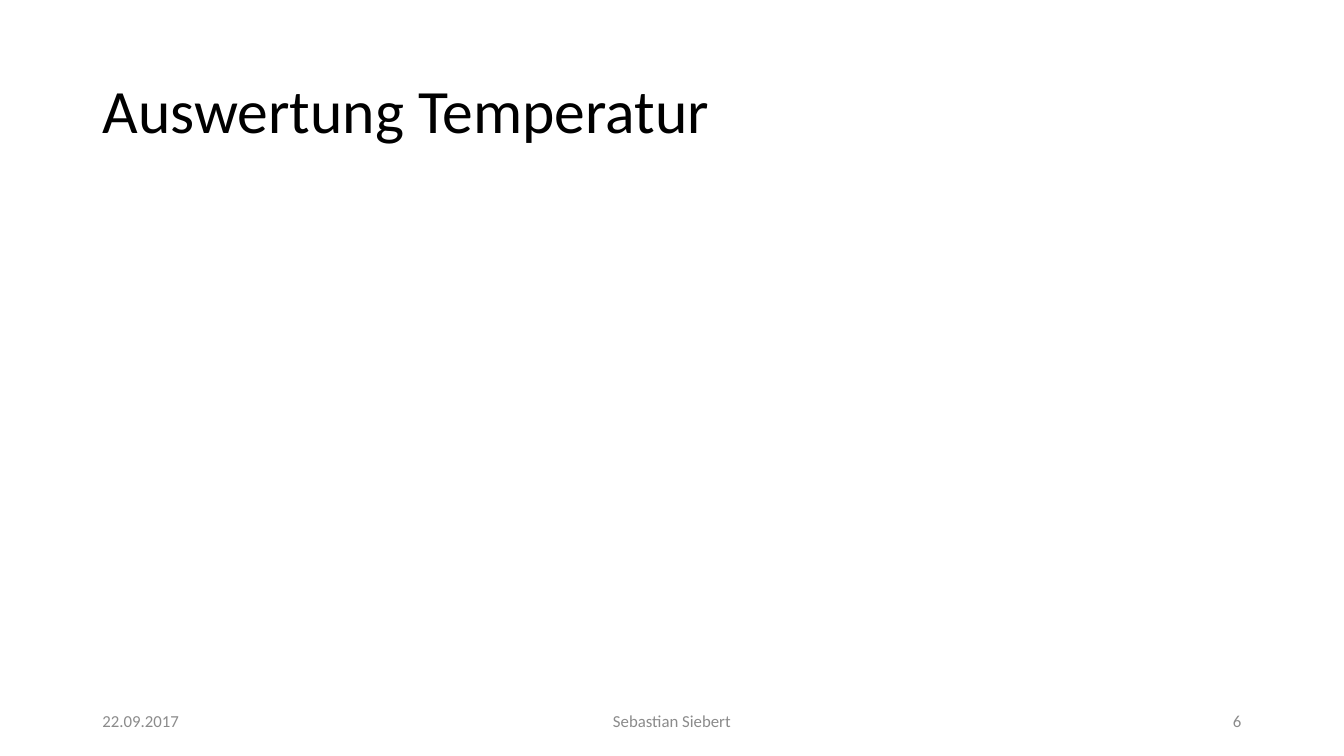
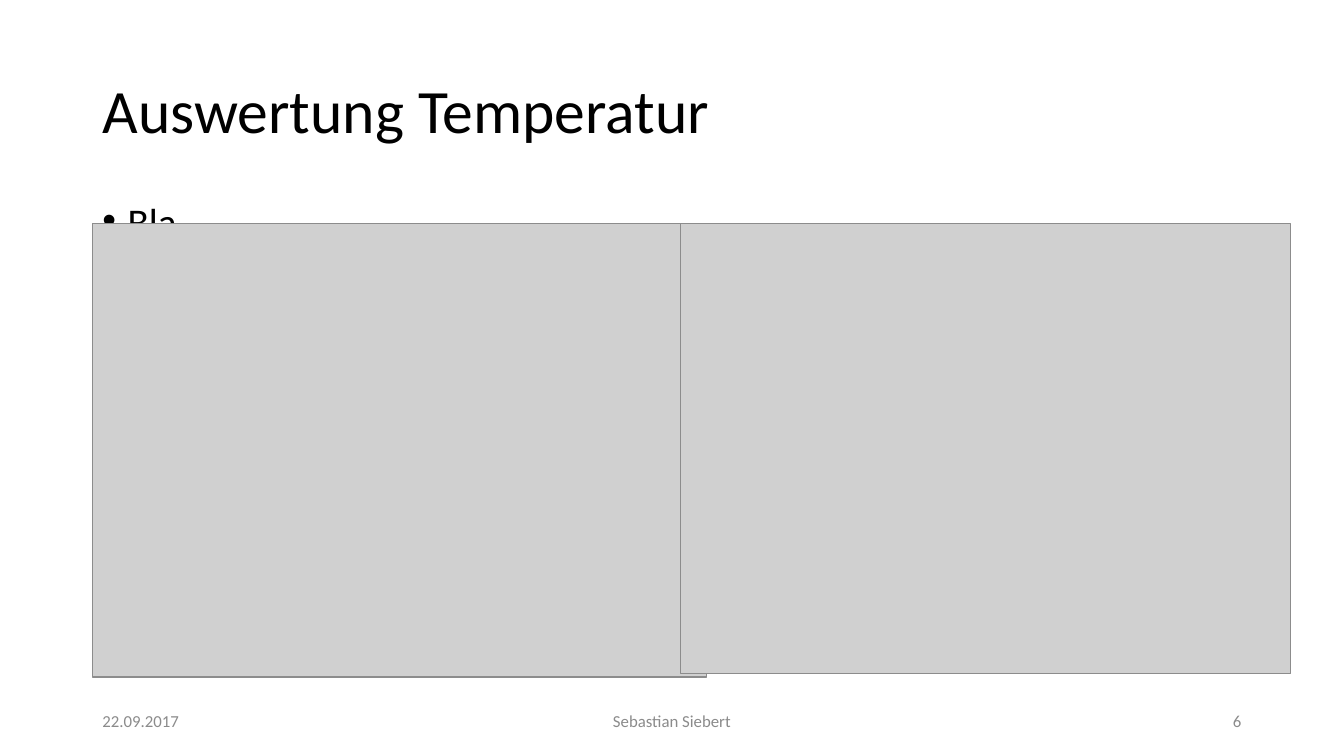
Before and after one commit to thewhitecat/grundpraktikum1, a slide deck: slide 6 of grundpraktikum2/Atomphysik/Atomphysik.pptx. Drawn at 1344x756 pixels with LibreOffice and Linux fonts; fonts in the diff are those of the drawing; grey boxes stand for pictures. Boxes give left, top, right and bottom in pixels: in the first picture for what was removed or moved away, otherwise in the second. Text is boxed around its words. In the diff, an @@ line names an element or a change of style, - is before the commit and + after.

```diff
--- a/grundpraktikum2/Atomphysik/Atomphysik.pptx
+++ b/grundpraktikum2/Atomphysik/Atomphysik.pptx
@@ text added at [128,203,177,224], 28 pt, text #000000 @@
+• Bla
@@ picture added at [93,224,707,678] @@
@@ picture added at [682,224,1292,674] @@
```
Also in this commit, not shown: 3 other slides changed.
